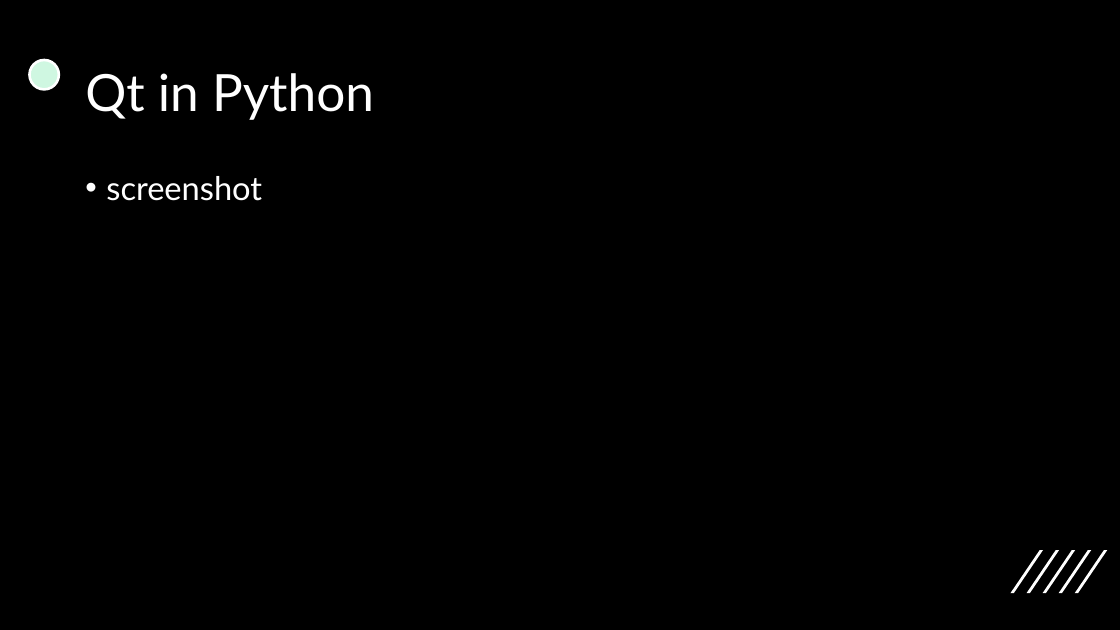
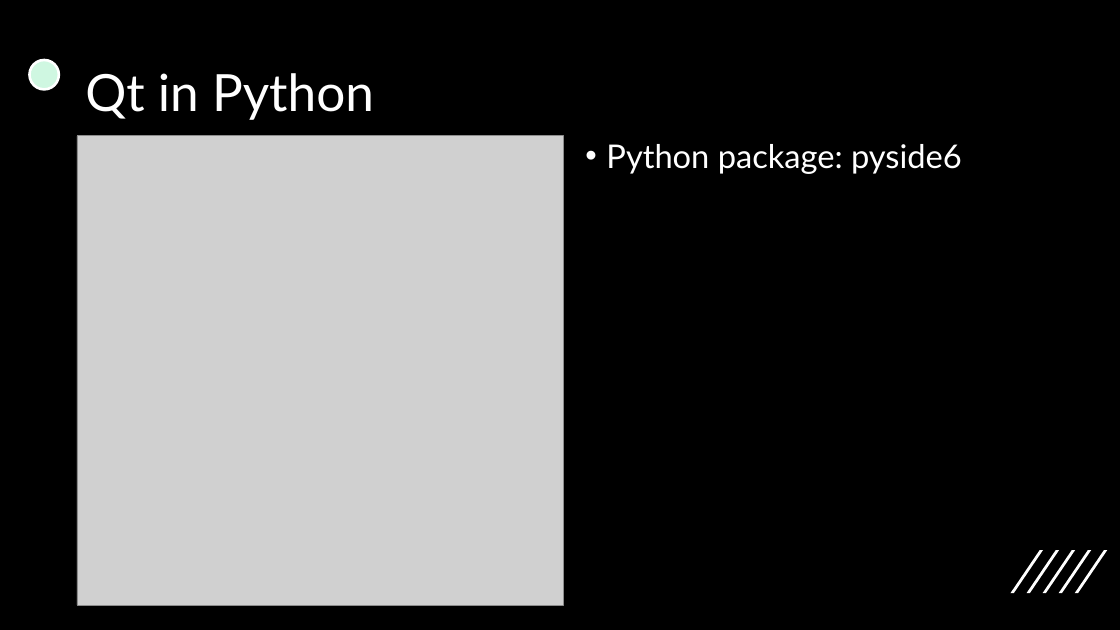
Before and after one commit to dietbrand/graduaatsproef, a slide deck: slide 5 of docs/graduaatsproef_presentatie.pptx (slide 6 before the commit). Drawn at 1120x630 pixels with LibreOffice and Linux fonts; fonts in the diff are those of the drawing; grey boxes stand for pictures. Boxes give left, top, right and bottom in pixels: in the first picture for what was removed or moved away, otherwise in the second. Text is boxed around its words. In the diff, an @@ line names an element or a change of style, - is before the commit and + after.

```diff
--- a/docs/graduaatsproef_presentatie.pptx
+++ b/docs/graduaatsproef_presentatie.pptx
@@ picture added at (x1=77, y1=136, x2=564, y2=606) @@
@@ text added at (x1=606, y1=144, x2=962, y2=174), 28 pt, text #FFFFFF @@
+• Python package: pyside6
@@ text removed at (x1=106, y1=176, x2=262, y2=201) @@
-• screenshot
```
Also in this commit, not shown: 4 other slides changed.
